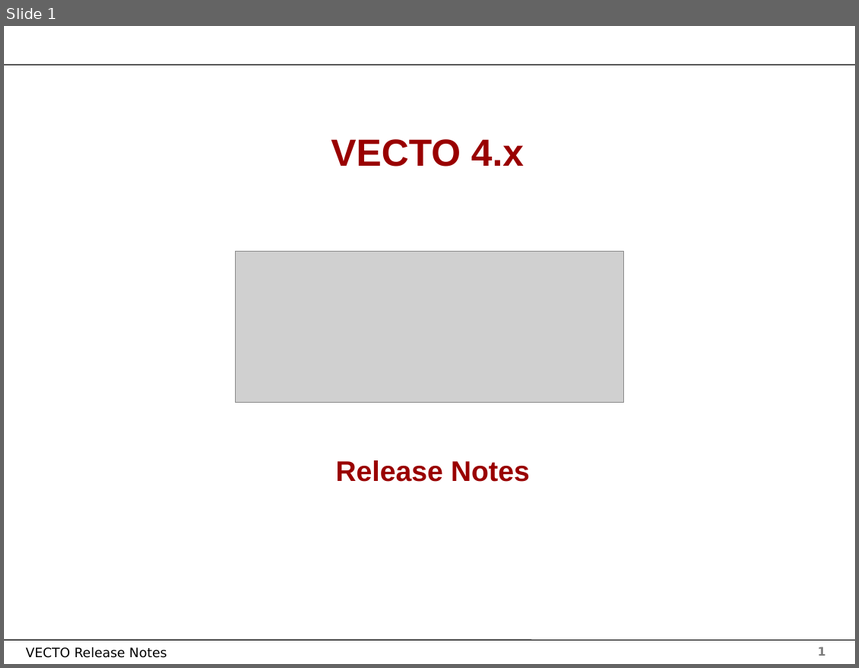
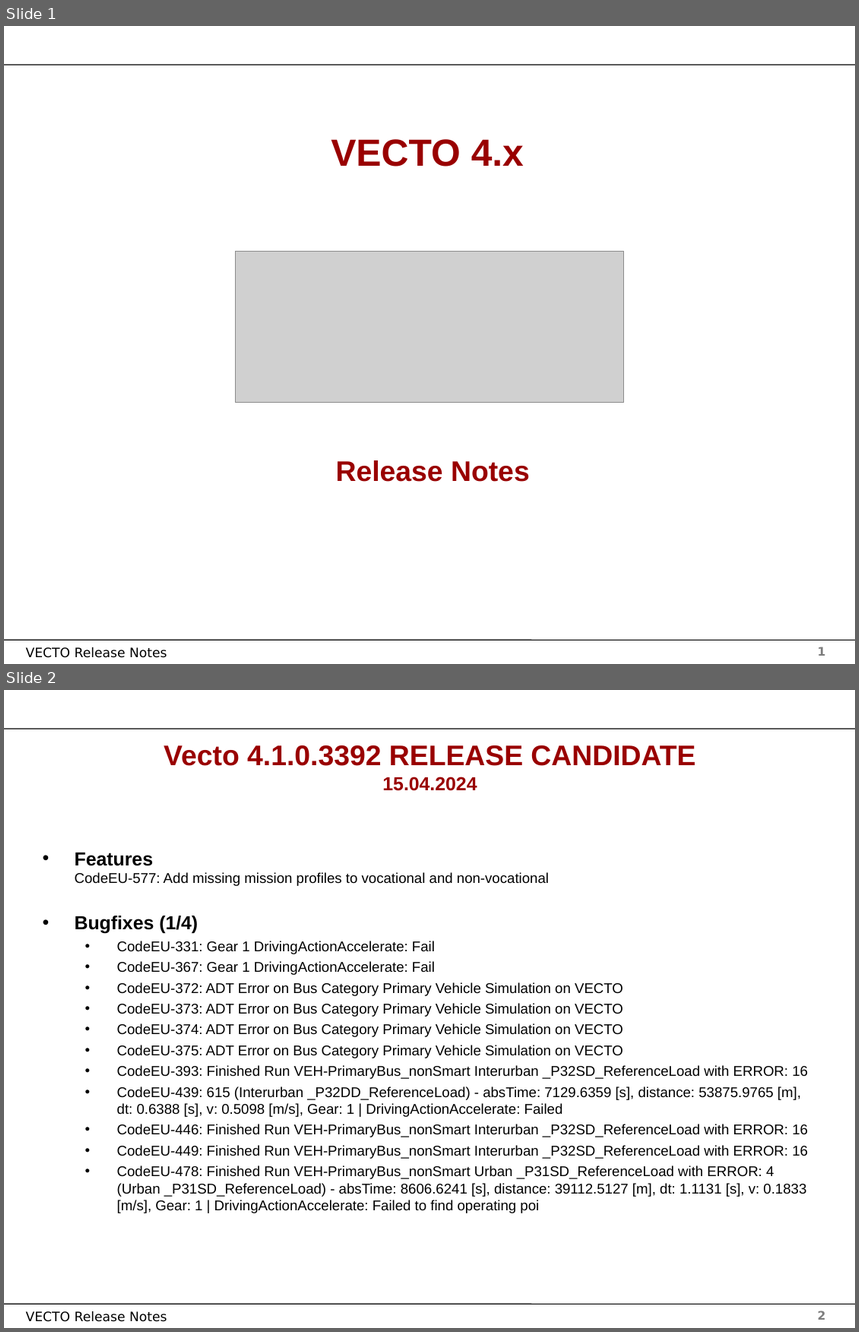
Before and after one commit to tanawadeatharva/BharatVECTO, a slide deck: Documentation/User Manual Source/Release Notes Vecto4.x.pptx. Shown one above the other, each under a label of ours: slide 1 before the commit, slides 1 and 2 after it. The pictures are 859x668 and 859x1332 pixels, drawn with LibreOffice and Linux fonts; fonts in the diff are those of the drawing; grey boxes stand for pictures; background and template pictures are left out. Boxes give left, top, right and bottom in pixels: in the first picture for what was removed or moved away, otherwise in the second. Text is boxed around its words. In the diff, an @@ line names an element or a change of style, - is before the commit and + after.

```diff
--- a/Documentation/User Manual Source/Release Notes Vecto4.x.pptx
+++ b/Documentation/User Manual Source/Release Notes Vecto4.x.pptx
@@ slide 2 added at <box>4,690,855,1328</box>, background #FFFFFF; not listed: 4 template elements that a slide beside it also shows @@
@@ title added at <box>164,745,696,791</box>, 24 pt, text #990000, bold @@
+Vecto 4.1.0.3392 RELEASE CANDIDATE
+15.04.2024
@@ text added at <box>75,853,808,1214</box>, 12 pt, text #000000 @@
+• Features
+  CodeEU-577: Add missing mission profiles to vocational and non-vocational
+• Bugfixes (1/4)
+  • CodeEU-331: Gear 1 DrivingActionAccelerate: Fail
+  • CodeEU-367: Gear 1 DrivingActionAccelerate: Fail
+  • CodeEU-372: ADT Error on Bus Category Primary Vehicle Simulation on VECTO
+  • CodeEU-373: ADT Error on Bus Category Primary Vehicle Simulation on VECTO
+  • CodeEU-374: ADT Error on Bus Category Primary Vehicle Simulation on VECTO
+  • CodeEU-375: ADT Error on Bus Category Primary Vehicle Simulation on VECTO
+  • CodeEU-393: Finished Run VEH-PrimaryBus_nonSmart Interurban _P32SD_ReferenceLoad with ERROR: 16
+  • CodeEU-439: 615 (Interurban _P32DD_ReferenceLoad) - absTime: 7129.6359 [s], distance: 53875.9765 [m], dt: 0.6388 [s], v: 0.5098 [m/s], Gear: 1 | DrivingActionAccelerate: Failed
+  • CodeEU-446: Finished Run VEH-PrimaryBus_nonSmart Interurban _P32SD_ReferenceLoad with ERROR: 16
+  • CodeEU-449: Finished Run VEH-PrimaryBus_nonSmart Interurban _P32SD_ReferenceLoad with ERROR: 16
+  • CodeEU-478: Finished Run VEH-PrimaryBus_nonSmart Urban _P31SD_ReferenceLoad with ERROR: 4 (Urban _P31SD_ReferenceLoad) - absTime: 8606.6241 [s], distance: 39112.5127 [m], dt: 1.1131 [s], v: 0.1833 [m/s], Gear: 1 | DrivingActionAccelerate: Failed to find operating poi
```
Also in this commit, not shown: 4 other slides changed, 4 other slides added, 6 other files.
